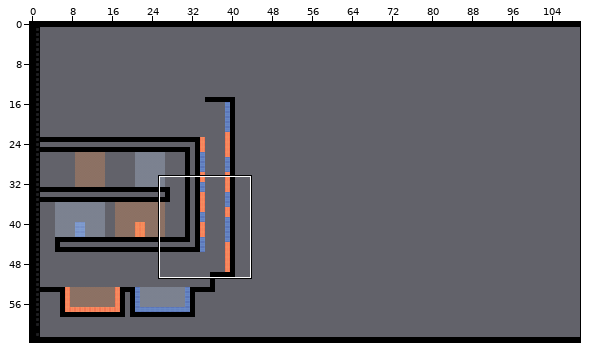
Two versions of a level (Tiled map, IndieSpeedRun/IndieSpeedRun/IndieSpeedRunContent/maps/level3_2.tmx). Above, an overview of the earlier version with the close-up marked.
Close-up. Before:
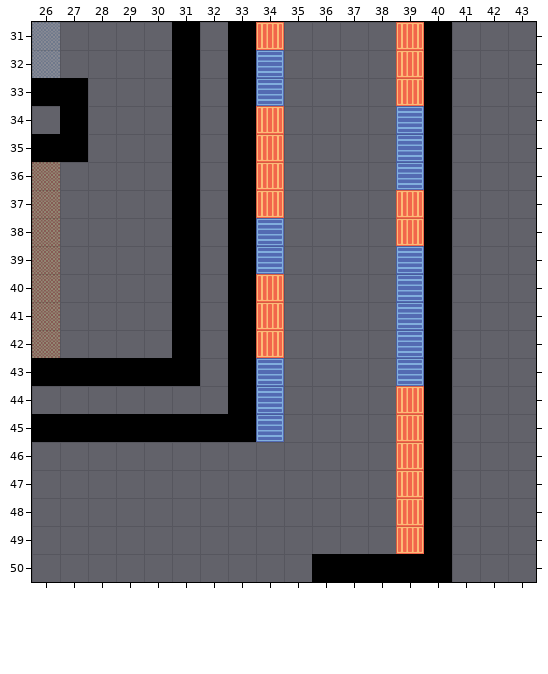
Cells are 32x32 px. Shown: x 26..43, y 31..50. The commit also changed other parts of the map, which this record leaves out.
New version:
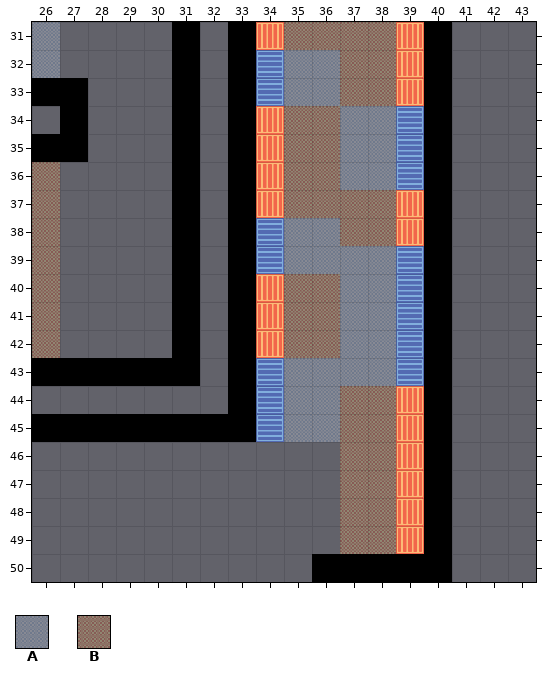
Key: from "temphaze-01": A 0, B 1.
_ is an empty cell, . an unchanged one.
See-through tiles are keyed as they look on the map.
The edit:
--- layer "Foreground"
@@ x 35..38 @@
-31 ____
-32 ____
-33 ____
-34 ____
-35 ____
-36 ____
-37 ____
-38 ____
-39 ____
-40 ____
-41 ____
-42 ____
-43 ____
-44 ____
-45 ____
-46 ..__
-47 ..__
-48 ..__
-49 ..__
+31 BBBB
+32 AABB
+33 AABB
+34 BBAA
+35 BBAA
+36 BBAA
+37 BBBB
+38 AABB
+39 AAAA
+40 BBAA
+41 BBAA
+42 BBAA
+43 AAAA
+44 AABB
+45 AABB
+46 ..BB
+47 ..BB
+48 ..BB
+49 ..BB
